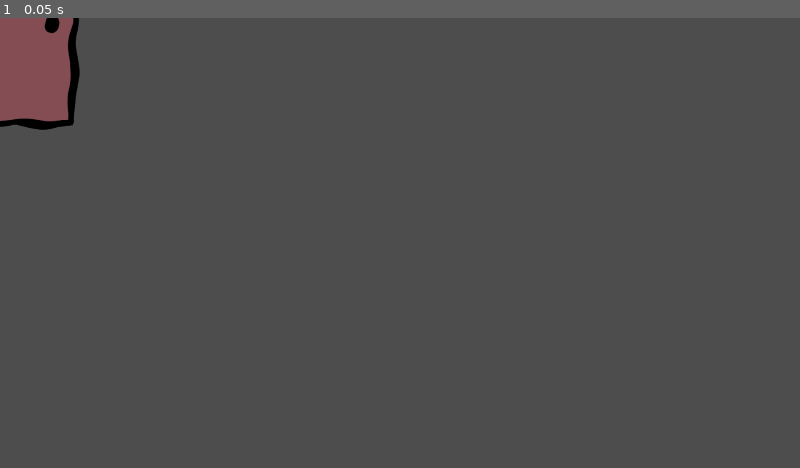
Above: before the commit, frame 1.
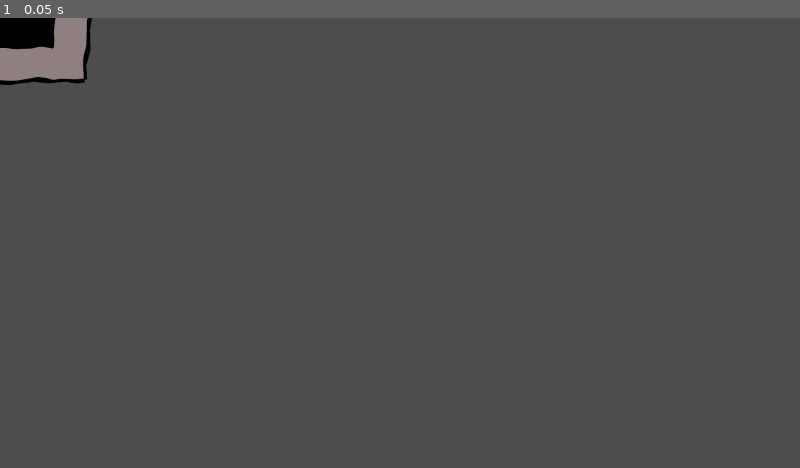
Above: after the commit, the same moment.

Repository: razzius/Masks2026
Game: Godot game, scene res://scenes/lyric_scene.tscn
Same seed, same stepped clock (60 frames per second), same inputs: the game is played once before the commit and once after it. This scene is started directly instead of the project's main scene.
Inputs:
- Up to frame 1 (0.05 s): no input

The runs differ from the first frame. In frame 1, 2.5% of the frame differs, in the area x 0-12%, y 0-25%.

Commit message:
worried mask character

Diff:
--- a/scenes/lyric_scene.tscn
+++ b/scenes/lyric_scene.tscn
@@ -9,6 +9,23 @@
 [ext_resource type="Texture2D" uid="uid://cdbgeue7hoklb" path="res://art/door_0006.png" id="7_qxw44"]
 [ext_resource type="Texture2D" uid="uid://bseqqnwc41bbf" path="res://art/door_0007.png" id="8_wra7n"]
 [ext_resource type="Texture2D" uid="uid://day508o4m34hj" path="res://art/door_0008.png" id="9_ctruc"]
+[ext_resource type="Texture2D" uid="uid://bbni44l4eb2ry" path="res://art/lever_0000.png" id="10_v1sb7"]
+[ext_resource type="Texture2D" uid="uid://pmabrvie0dyj" path="res://art/lever_0001.png" id="11_qq35q"]
+[ext_resource type="Texture2D" uid="uid://db6hs1tnmoh3u" path="res://art/lever_0002.png" id="12_2j42c"]
+[ext_resource type="Texture2D" uid="uid://d14geraoi5giv" path="res://art/lever_0003.png" id="13_q1pin"]
+[ext_resource type="Texture2D" uid="uid://bm048feeun7jo" path="res://art/lever_0004.png" id="14_1bgjx"]
+[ext_resource type="Texture2D" uid="uid://bie7q8e5ehqai" path="res://art/lever_0005.png" id="15_0skcr"]
+[ext_resource type="Texture2D" uid="uid://bnp46gd81cvon" path="res://art/lever_0006.png" id="16_bn7sw"]
+[ext_resource type="Texture2D" uid="uid://dlcm83n7bg8sn" path="res://art/lever_0007.png" id="17_ilvuv"]
+[ext_resource type="Texture2D" uid="uid://bgyobaujwfnxw" path="res://art/lever_0008.png" id="18_a13o1"]
+[ext_resource type="Texture2D" uid="uid://cqldlvmk10paq" path="res://art/lever_0009.png" id="19_ch8i3"]
+[ext_resource type="Texture2D" uid="uid://loiml73j6kl" path="res://art/lever_0010.png" id="20_ciakt"]
+[ext_resource type="Texture2D" uid="uid://g33ujnaq56n0" path="res://art/lever_0011.png" id="21_hdxr0"]
+[ext_resource type="Texture2D" uid="uid://fsvnojxpmgp1" path="res://art/leverpull_0000.png" id="22_fc673"]
+[ext_resource type="Texture2D" uid="uid://bb5afj5svaeob" path="res://art/leverpull_0001.png" id="23_vc1yq"]
+[ext_resource type="Texture2D" uid="uid://cia6xxho2g8uk" path="res://art/leverpull_0002.png" id="24_yecrt"]
+[ext_resource type="Texture2D" uid="uid://d287kbal16s18" path="res://art/leverpull_0003.png" id="25_1sg8o"]
+[ext_resource type="Texture2D" uid="uid://cmdkux4lytgqt" path="res://art/leverpull_0004.png" id="26_uljna"]
 
 [sub_resource type="SpriteFrames" id="SpriteFrames_06d2e"]
 animations = [{
@@ -41,12 +58,75 @@
 "texture": ExtResource("9_ctruc")
 }],
 "loop": true,
-"name": &"default",
+"name": &"door",
+"speed": 5.0
+}, {
+"frames": [{
+"duration": 1.0,
+"texture": ExtResource("10_v1sb7")
+}, {
+"duration": 1.0,
+"texture": ExtResource("11_qq35q")
+}, {
+"duration": 1.0,
+"texture": ExtResource("12_2j42c")
+}, {
+"duration": 1.0,
+"texture": ExtResource("13_q1pin")
+}, {
+"duration": 1.0,
+"texture": ExtResource("14_1bgjx")
+}, {
+"duration": 1.0,
+"texture": ExtResource("15_0skcr")
+}, {
+"duration": 1.0,
+"texture": ExtResource("16_bn7sw")
+}, {
+"duration": 1.0,
+"texture": ExtResource("17_ilvuv")
+}, {
+"duration": 1.0,
+"texture": ExtResource("18_a13o1")
+}, {
+"duration": 1.0,
+"texture": ExtResource("19_ch8i3")
+}, {
+"duration": 1.0,
+"texture": ExtResource("20_ciakt")
+}, {
+"duration": 1.0,
+"texture": ExtResource("21_hdxr0")
+}],
+"loop": true,
+"name": &"lever",
+"speed": 5.0
+}, {
+"frames": [{
+"duration": 1.0,
+"texture": ExtResource("22_fc673")
+}, {
+"duration": 1.0,
+"texture": ExtResource("23_vc1yq")
+}, {
+"duration": 1.0,
+"texture": ExtResource("24_yecrt")
+}, {
+"duration": 1.0,
+"texture": ExtResource("25_1sg8o")
+}, {
+"duration": 1.0,
+"texture": ExtResource("26_uljna")
+}],
+"loop": true,
+"name": &"leverpull",
 "speed": 5.0
 }]
 
 [node name="LyricScene" type="Node2D" unique_id=901075329]
 
 [node name="AnimatedSprite2D" type="AnimatedSprite2D" parent="." unique_id=1567105321]
+position = Vector2(-195, 3)
 sprite_frames = SubResource("SpriteFrames_06d2e")
-frame_progress = 0.15483768
+animation = &"leverpull"
+frame_progress = 0.11380354
Binary file added: art/maskcharacterworried_0000.png
Not shown, added: art/maskcharacterworried_0000.png.import
Binary file added: art/maskcharacterworried_0001.png
Not shown, added: art/maskcharacterworried_0001.png.import
Binary file added: art/maskcharacterworried_0002.png
Not shown, added: art/maskcharacterworried_0002.png.import
Binary file added: art/maskcharacterworried_0003.png
Not shown, added: art/maskcharacterworried_0003.png.import
Binary file added: art/maskcharacterworried_0004.png
Not shown, added: art/maskcharacterworried_0004.png.import
Binary file added: art/maskcharacterworried_0005.png
Not shown, added: art/maskcharacterworried_0005.png.import
(and 6 more such lines)
